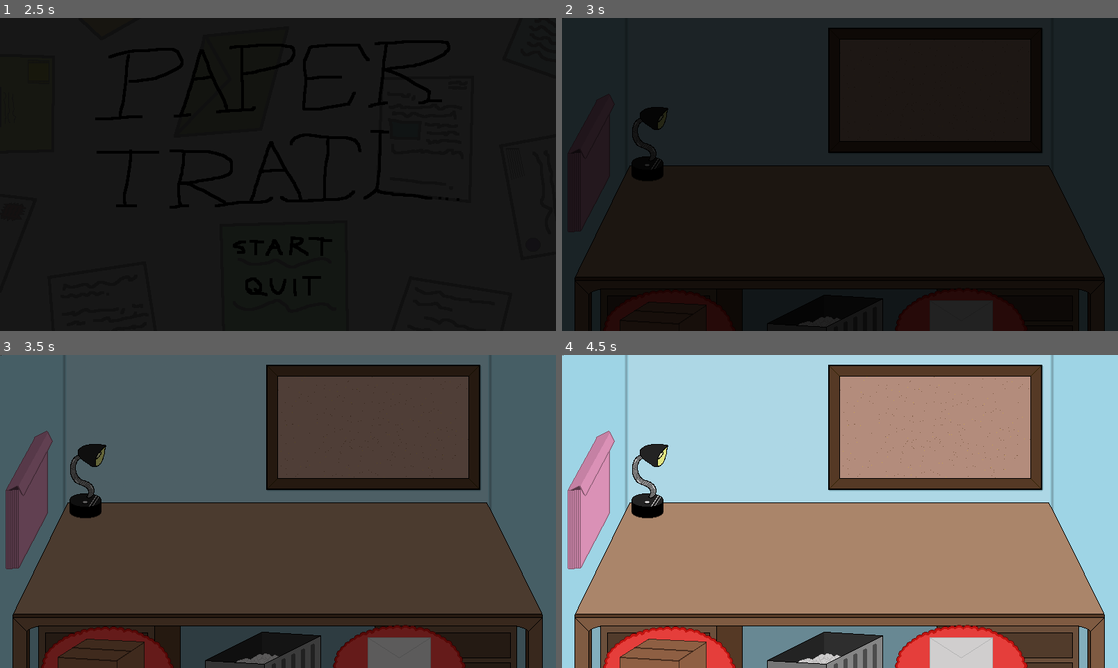
Above: before the commit, frames 1-4 (two rows, left to right).
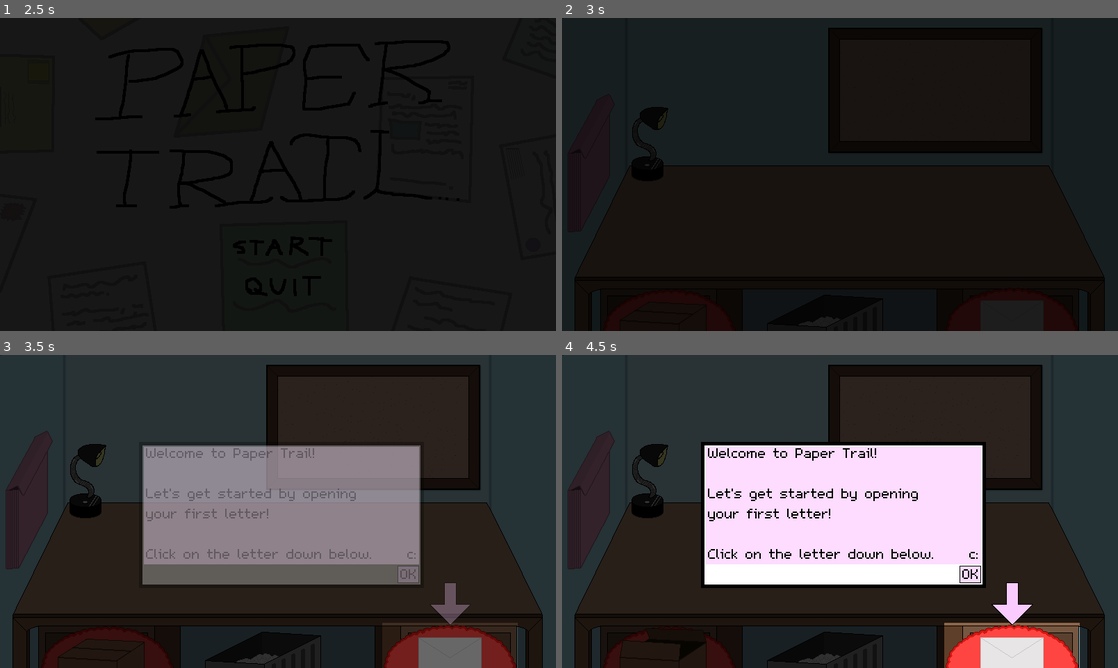
Above: after the commit, the same moments.

Repository: mayalunaa/Paper-Trail
Game: Godot game, scene res://Scenes/Title.tscn
Two runs of this game, one before a commit and one after it. Both use one fixed random seed, a clock stepped at 60 frames per second and the inputs below.
Inputs (mouse positions are in pixels of both pictures, inside the frame that each line leads up to):
- Up to frame 1 (2.5 s): tap Enter at 0.5 s; move the mouse to (283, 246) at 0.52 s; click (283, 246) at 0.67 s; move the mouse to (283, 287) at 1.27 s; click (283, 287) at 1.42 s; move the mouse to (333, 105) at 2.02 s; click (333, 105) at 2.17 s
- Up to frame 2 (3 s): move the mouse to (962, 315) at 2.77 s; click (962, 315) at 2.92 s
- Up to frame 3 (3.5 s): no input
- Up to frame 4 (4.5 s): move the mouse to (662, 652) at 3.52 s; click (662, 652) at 3.67 s; move the mouse to (823, 649) at 4.27 s; click (823, 649) at 4.42 s

Frame 1 is identical in both runs. In frame 2, 1.0% of the frame differs, in the area x 67-92%, y 86-100%; in frame 3, 90%; in frame 4, 97%, in the area x 0-100%, y 0-100%.

Commit message:
Added some tutorial UI / fading effects

Diff:
--- a/GDScript/Fade.gd
+++ b/GDScript/Fade.gd
@@ -6,9 +6,19 @@
 	self.play("Fade")
 
 # Called every frame. 'delta' is the elapsed time since the previous frame.
-#func _process(delta):
-#	pass
+# func _process(_delta):
+# 	pass
 
-func _on_Fade_animation_finished(_anim_name):
-	self.get_node("Black").visible = false
-	get_parent().get_node("TextBoxOuter").visible = true
+func _on_Fade_animation_finished(anim_name):
+	if anim_name == "Fade":
+		self.get_node("Black").visible = false
+
+		get_parent().get_node("LetterFade/LetterBorder").visible = true
+
+		get_parent().get_node("LetterFade/Arrow").modulate.a = 0
+		get_parent().get_node("LetterFade/Arrow").visible = true
+
+		get_parent().get_node("TextBox").modulate.a = 0
+		get_parent().get_node("TextBox").visible = true
+
+		get_parent().get_node("LetterFade").play("LetterFade")
--- a/GDScript/OKButton.gd
+++ b/GDScript/OKButton.gd
@@ -1,14 +1,20 @@
 extends Area2D
+
+var textbox
+var fadeOutTextbox = false
 
 # Called when the node enters the scene tree for the first time.
 func _ready():
-	pass # Replace with function body.
+	textbox = get_parent().get_parent().get_parent().get_parent()
 
 # Called every frame. 'delta' is the elapsed time since the previous frame.
-#func _process(delta):
-#	pass
+func _process(_delta):
+	if fadeOutTextbox:
+		textbox.modulate.a = max(textbox.modulate.a - 0.02, 0)
+		if textbox.modulate.a == 0:
+			fadeOutTextbox = false
 
 func _on_OKButton_input_event(_viewport, event, _shape_idx):
 	if event.is_pressed():
 		print("OK clicked")
-		get_parent().get_parent().get_parent().visible = false
+		fadeOutTextbox = true
--- /dev/null
+++ b/Scenes/LetterFade.gd
@@ -0,0 +1,21 @@
+extends AnimationPlayer
+
+var textBox
+var textBoxFadeAway = false
+
+# Called when the node enters the scene tree for the first time.
+func _ready():
+	textBox = get_parent().get_node("TextBox")
+
+# Called every frame. 'delta' is the elapsed time since the previous frame.
+func _process(_delta):
+	if textBoxFadeAway:
+		textBox.modulate.a = max(textBox.modulate.a - 0.025, 0)
+		if textBox.modulate.a == 0:
+			textBoxFadeAway = false
+
+func _on_Letter_input_event(_viewport, event, _shape_idx):
+	if event.is_pressed():
+		self.play("LetterFadeAway")
+		if textBox.modulate.a != 0:
+			textBoxFadeAway = true
--- a/Scenes/Tutorial.tscn
+++ b/Scenes/Tutorial.tscn
@@ -11,6 +11,8 @@
 [ext_resource path="res://Resources/PNG Exports/BoxOpeningSpriteSheet-BasicBackground-10.png" type="Texture" id=9]
 [ext_resource path="res://Resources/m5x7.ttf" type="DynamicFontData" id=10]
 [ext_resource path="res://GDScript/OKButton.gd" type="Script" id=11]
+[ext_resource path="res://Scenes/LetterFade.gd" type="Script" id=12]
+[ext_resource path="res://Resources/PNG Exports/Arrow.png" type="Texture" id=13]
 
 [sub_resource type="RectangleShape2D" id=1]
 extents = Vector2( 45.5, 22 )
@@ -29,7 +31,7 @@
 
 [sub_resource type="Animation" id=5]
 resource_name = "Fade"
-length = 2.0
+length = 0.5
 tracks/0/type = "value"
 tracks/0/path = NodePath(".:color")
 tracks/0/interp = 1
@@ -37,10 +39,187 @@
 tracks/0/imported = false
 tracks/0/enabled = true
 tracks/0/keys = {
-"times": PoolRealArray( 0, 2 ),
+"times": PoolRealArray( 0, 0.5 ),
 "transitions": PoolRealArray( 1, 0.450625 ),
 "update": 0,
-"values": [ Color( 0, 0, 0, 1 ), Color( 0, 0, 0, 0 ) ]
+"values": [ Color( 0, 0, 0, 1 ), Color( 0, 0, 0, 0.784314 ) ]
+}
+
+[sub_resource type="Animation" id=10]
+resource_name = "LetterFade"
+tracks/0/type = "value"
+tracks/0/path = NodePath("../Black4:color")
+tracks/0/interp = 1
+tracks/0/loop_wrap = true
+tracks/0/imported = false
+tracks/0/enabled = true
+tracks/0/keys = {
+"times": PoolRealArray( 0, 1 ),
+"transitions": PoolRealArray( 1, 1 ),
+"update": 0,
+"values": [ Color( 0, 0, 0, 0.784314 ), Color( 0, 0, 0, 0 ) ]
+}
+tracks/1/type = "value"
+tracks/1/path = NodePath("../../../TextBox:modulate")
+tracks/1/interp = 1
+tracks/1/loop_wrap = true
+tracks/1/imported = false
+tracks/1/enabled = true
+tracks/1/keys = {
+"times": PoolRealArray( 0, 1 ),
+"transitions": PoolRealArray( 1, 1 ),
+"update": 0,
+"values": [ Color( 1, 1, 1, 0 ), Color( 1, 1, 1, 1 ) ]
+}
+tracks/2/type = "value"
+tracks/2/path = NodePath("../../Arrow:modulate")
+tracks/2/interp = 1
+tracks/2/loop_wrap = true
+tracks/2/imported = false
+tracks/2/enabled = true
+tracks/2/keys = {
+"times": PoolRealArray( 0, 1 ),
+"transitions": PoolRealArray( 1, 1 ),
+"update": 0,
+"values": [ Color( 1, 1, 1, 0 ), Color( 1, 1, 1, 1 ) ]
+}
+
+[sub_resource type="Animation" id=12]
+resource_name = "LetterFadeAway"
+tracks/0/type = "value"
+tracks/0/path = NodePath(".:color")
+tracks/0/interp = 1
+tracks/0/loop_wrap = true
+tracks/0/imported = false
+tracks/0/enabled = true
+tracks/0/keys = {
+"times": PoolRealArray( 0, 1 ),
+"transitions": PoolRealArray( 1, 1 ),
+"update": 0,
+"values": [ Color( 0, 0, 0, 0.784314 ), Color( 0, 0, 0, 0 ) ]
+}
+tracks/1/type = "value"
+tracks/1/path = NodePath("../Black2:color")
+tracks/1/interp = 1
+tracks/1/loop_wrap = true
+tracks/1/imported = false
+tracks/1/enabled = true
+tracks/1/keys = {
+"times": PoolRealArray( 0, 1 ),
+"transitions": PoolRealArray( 1, 1 ),
+"update": 0,
+"values": [ Color( 0, 0, 0, 0.784314 ), Color( 0, 0, 0, 0 ) ]
+}
+tracks/2/type = "value"
+tracks/2/path = NodePath("../Black3:color")
+tracks/2/interp = 1
+tracks/2/loop_wrap = true
+tracks/2/imported = false
+tracks/2/enabled = true
+tracks/2/keys = {
+"times": PoolRealArray( 0, 1 ),
+"transitions": PoolRealArray( 1, 1 ),
+"update": 0,
+"values": [ Color( 0, 0, 0, 0.784314 ), Color( 0, 0, 0, 0 ) ]
+}
+tracks/3/type = "value"
+tracks/3/path = NodePath("../Black4:color")
+tracks/3/interp = 1
+tracks/3/loop_wrap = true
+tracks/3/imported = false
+tracks/3/enabled = true
+tracks/3/keys = {
+"times": PoolRealArray( 0, 1 ),
+"transitions": PoolRealArray( 1, 1 ),
+"update": 0,
+"values": [ Color( 0, 0, 0, 0.784314 ), Color( 0, 0, 0, 0 ) ]
+}
+tracks/4/type = "value"
+tracks/4/path = NodePath("../../Arrow:modulate")
+tracks/4/interp = 1
+tracks/4/loop_wrap = true
+tracks/4/imported = false
+tracks/4/enabled = true
+tracks/4/keys = {
+"times": PoolRealArray( 0, 1 ),
+"transitions": PoolRealArray( 1, 1 ),
+"update": 0,
+"values": [ Color( 1, 1, 1, 1 ), Color( 1, 1, 1, 0 ) ]
+}
+
+[sub_resource type="Animation" id=11]
+length = 0.001
+tracks/0/type = "value"
+tracks/0/path = NodePath("../Black2:color")
+tracks/0/interp = 1
+tracks/0/loop_wrap = true
+tracks/0/imported = false
+tracks/0/enabled = true
+tracks/0/keys = {
+"times": PoolRealArray( 0 ),
+"transitions": PoolRealArray( 1 ),
+"update": 0,
+"values": [ Color( 0, 0, 0, 0.784314 ) ]
+}
+tracks/1/type = "value"
+tracks/1/path = NodePath(".:color")
+tracks/1/interp = 1
+tracks/1/loop_wrap = true
+tracks/1/imported = false
+tracks/1/enabled = true
+tracks/1/keys = {
+"times": PoolRealArray( 0 ),
+"transitions": PoolRealArray( 1 ),
+"update": 0,
+"values": [ Color( 0, 0, 0, 0.784314 ) ]
+}
+tracks/2/type = "value"
+tracks/2/path = NodePath("../Black3:color")
+tracks/2/interp = 1
+tracks/2/loop_wrap = true
+tracks/2/imported = false
+tracks/2/enabled = true
+tracks/2/keys = {
+"times": PoolRealArray( 0 ),
+"transitions": PoolRealArray( 1 ),
+"update": 0,
+"values": [ Color( 0, 0, 0, 0.784314 ) ]
+}
+tracks/3/type = "value"
+tracks/3/path = NodePath("../Black4:color")
+tracks/3/interp = 1
+tracks/3/loop_wrap = true
+tracks/3/imported = false
+tracks/3/enabled = true
+tracks/3/keys = {
+"times": PoolRealArray( 0 ),
+"transitions": PoolRealArray( 1 ),
+"update": 0,
+"values": [ Color( 0, 0, 0, 0.784314 ) ]
+}
+tracks/4/type = "value"
+tracks/4/path = NodePath("../../Arrow:modulate")
+tracks/4/interp = 1
+tracks/4/loop_wrap = true
+tracks/4/imported = false
+tracks/4/enabled = true
+tracks/4/keys = {
+"times": PoolRealArray( 0 ),
+"transitions": PoolRealArray( 1 ),
+"update": 0,
+"values": [ Color( 1, 1, 1, 1 ) ]
+}
+tracks/5/type = "value"
+tracks/5/path = NodePath("../../../TextBox:modulate")
+tracks/5/interp = 1
+tracks/5/loop_wrap = true
+tracks/5/imported = false
+tracks/5/enabled = true
+tracks/5/keys = {
+"times": PoolRealArray( 0 ),
+"transitions": PoolRealArray( 1 ),
+"update": 0,
+"values": [ Color( 1, 1, 1, 0 ) ]
 }
 
 [sub_resource type="DynamicFont" id=7]
@@ -65,7 +244,8 @@
 offset = Vector2( 400, 225 )
 
 [node name="Letter" type="TextureRect" parent="."]
-margin_right = 40.0
+margin_left = 73.0
+margin_right = 113.0
 margin_bottom = 40.0
 
 [node name="LetterSprite" type="Sprite" parent="Letter"]
@@ -128,10 +308,58 @@
 visible = false
 margin_right = 800.0
 margin_bottom = 450.0
-color = Color( 0, 0, 0, 1 )
-
-[node name="TextBoxOuter" type="ColorRect" parent="."]
+color = Color( 0, 0, 0, 0.470588 )
+
+[node name="LetterFade" type="AnimationPlayer" parent="."]
+root_node = NodePath("LetterBorder/Black")
+anims/LetterFade = SubResource( 10 )
+anims/LetterFadeAway = SubResource( 12 )
+anims/RESET = SubResource( 11 )
+script = ExtResource( 12 )
+
+[node name="LetterBorder" type="Node2D" parent="LetterFade"]
 visible = false
+
+[node name="Black" type="ColorRect" parent="LetterFade/LetterBorder"]
+margin_left = 745.0
+margin_right = 800.0
+margin_bottom = 450.0
+mouse_filter = 2
+color = Color( 0, 0, 0, 0.784314 )
+
+[node name="Black2" type="ColorRect" parent="LetterFade/LetterBorder"]
+margin_right = 550.0
+margin_bottom = 450.0
+mouse_filter = 2
+color = Color( 0, 0, 0, 0.784314 )
+
+[node name="Black3" type="ColorRect" parent="LetterFade/LetterBorder"]
+margin_left = 550.0
+margin_right = 745.0
+margin_bottom = 385.0
+mouse_filter = 2
+color = Color( 0, 0, 0, 0.784314 )
+
+[node name="Black4" type="ColorRect" parent="LetterFade/LetterBorder"]
+margin_left = 550.0
+margin_top = 385.0
+margin_right = 745.0
+margin_bottom = 450.0
+mouse_filter = 2
+color = Color( 0, 0, 0, 0.784314 )
+
+[node name="Arrow" type="Sprite" parent="LetterFade"]
+visible = false
+position = Vector2( 648, 357 )
+scale = Vector2( 0.5, 0.5 )
+z_index = 1
+texture = ExtResource( 13 )
+
+[node name="TextBox" type="Node2D" parent="."]
+modulate = Color( 1, 1, 1, 0 )
+z_index = 1
+
+[node name="TextBoxOuter" type="ColorRect" parent="TextBox"]
 margin_left = 200.0
 margin_top = 125.0
 margin_right = 610.0
@@ -139,14 +367,14 @@
 mouse_filter = 2
 color = Color( 0, 0, 0, 1 )
 
-[node name="TextBoxInner" type="ColorRect" parent="TextBoxOuter"]
+[node name="TextBoxInner" type="ColorRect" parent="TextBox/TextBoxOuter"]
 margin_left = 5.0
 margin_top = 5.0
 margin_right = 405.0
 margin_bottom = 205.0
 mouse_filter = 2
 
-[node name="TextArea" type="ColorRect" parent="TextBoxOuter/TextBoxInner"]
+[node name="TextArea" type="ColorRect" parent="TextBox/TextBoxOuter/TextBoxInner"]
 margin_left = 2.0
 margin_top = 2.0
 margin_right = 398.0
@@ -154,7 +382,7 @@
 mouse_filter = 2
 color = Color( 0.996078, 0.866667, 1, 1 )
 
-[node name="Label" type="Label" parent="TextBoxOuter/TextBoxInner/TextArea"]
+[node name="Label" type="Label" parent="TextBox/TextBoxOuter/TextBoxInner/TextArea"]
 margin_left = 3.0
 margin_top = -6.0
 margin_right = 398.0
@@ -171,7 +399,7 @@
 Click on the letter down below.     c:"
 autowrap = true
 
-[node name="OKBorder" type="ColorRect" parent="TextBoxOuter/TextBoxInner"]
+[node name="OKBorder" type="ColorRect" parent="TextBox/TextBoxOuter/TextBoxInner"]
 margin_left = 367.0
 margin_top = 173.0
 margin_right = 398.0
@@ -179,7 +407,7 @@
 mouse_filter = 2
 color = Color( 0, 0, 0, 1 )
 
-[node name="OK" type="ColorRect" parent="TextBoxOuter/TextBoxInner"]
+[node name="OK" type="ColorRect" parent="TextBox/TextBoxOuter/TextBoxInner"]
 margin_left = 368.0
 margin_top = 174.0
 margin_right = 397.0
@@ -187,7 +415,7 @@
 mouse_filter = 2
 color = Color( 0.996078, 0.866667, 1, 1 )
 
-[node name="Label" type="Label" parent="TextBoxOuter/TextBoxInner/OK"]
+[node name="Label" type="Label" parent="TextBox/TextBoxOuter/TextBoxInner/OK"]
 margin_left = 3.0
 margin_top = -4.0
 margin_right = 28.0
@@ -199,19 +427,20 @@
 text = "OK"
 autowrap = true
 
-[node name="OKButton" type="Area2D" parent="TextBoxOuter/TextBoxInner/OK"]
+[node name="OKButton" type="Area2D" parent="TextBox/TextBoxOuter/TextBoxInner/OK"]
 z_index = 1
 z_as_relative = false
 script = ExtResource( 11 )
 
-[node name="ButtonShape" type="CollisionShape2D" parent="TextBoxOuter/TextBoxInner/OK/OKButton"]
+[node name="ButtonShape" type="CollisionShape2D" parent="TextBox/TextBoxOuter/TextBoxInner/OK/OKButton"]
 position = Vector2( 14.5, 11.5 )
 shape = SubResource( 8 )
 
 [connection signal="input_event" from="Letter/LetterSprite/Letter" to="Letter/LetterSprite/Letter" method="_on_Letter_input_event"]
+[connection signal="input_event" from="Letter/LetterSprite/Letter" to="LetterFade" method="_on_Letter_input_event"]
 [connection signal="input_event" from="Box/BoxSprite/Box" to="Box/BoxSprite/Box" method="_on_Box_input_event"]
 [connection signal="input_event" from="Trash" to="Trash" method="_on_Trash_input_event"]
 [connection signal="input_event" from="Folder" to="Folder" method="_on_Folder_input_event"]
 [connection signal="input_event" from="Board" to="Board" method="_on_Board_input_event"]
 [connection signal="animation_finished" from="Fade" to="Fade" method="_on_Fade_animation_finished"]
-[connection signal="input_event" from="TextBoxOuter/TextBoxInner/OK/OKButton" to="TextBoxOuter/TextBoxInner/OK/OKButton" method="_on_OKButton_input_event"]
+[connection signal="input_event" from="TextBox/TextBoxOuter/TextBoxInner/OK/OKButton" to="TextBox/TextBoxOuter/TextBoxInner/OK/OKButton" method="_on_OKButton_input_event"]
Binary file added: Resources/PNG Exports/Arrow.png
Not shown, added: Resources/PNG Exports/Arrow.png.import
Not shown: 1 places in Scenes/Tutorial.tscn that only renumber resources
Not shown, added: Resources/Piskel Files/Arrow.piskel
